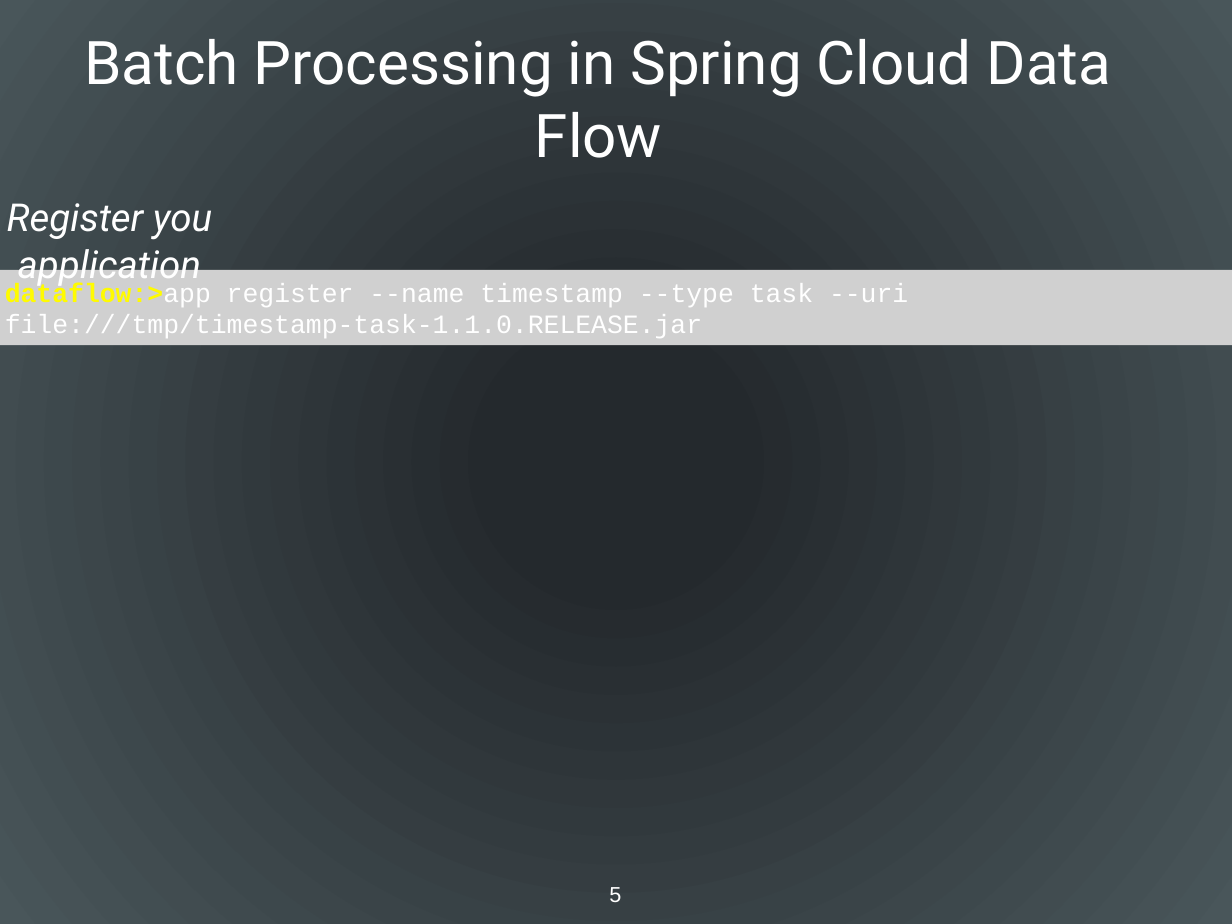
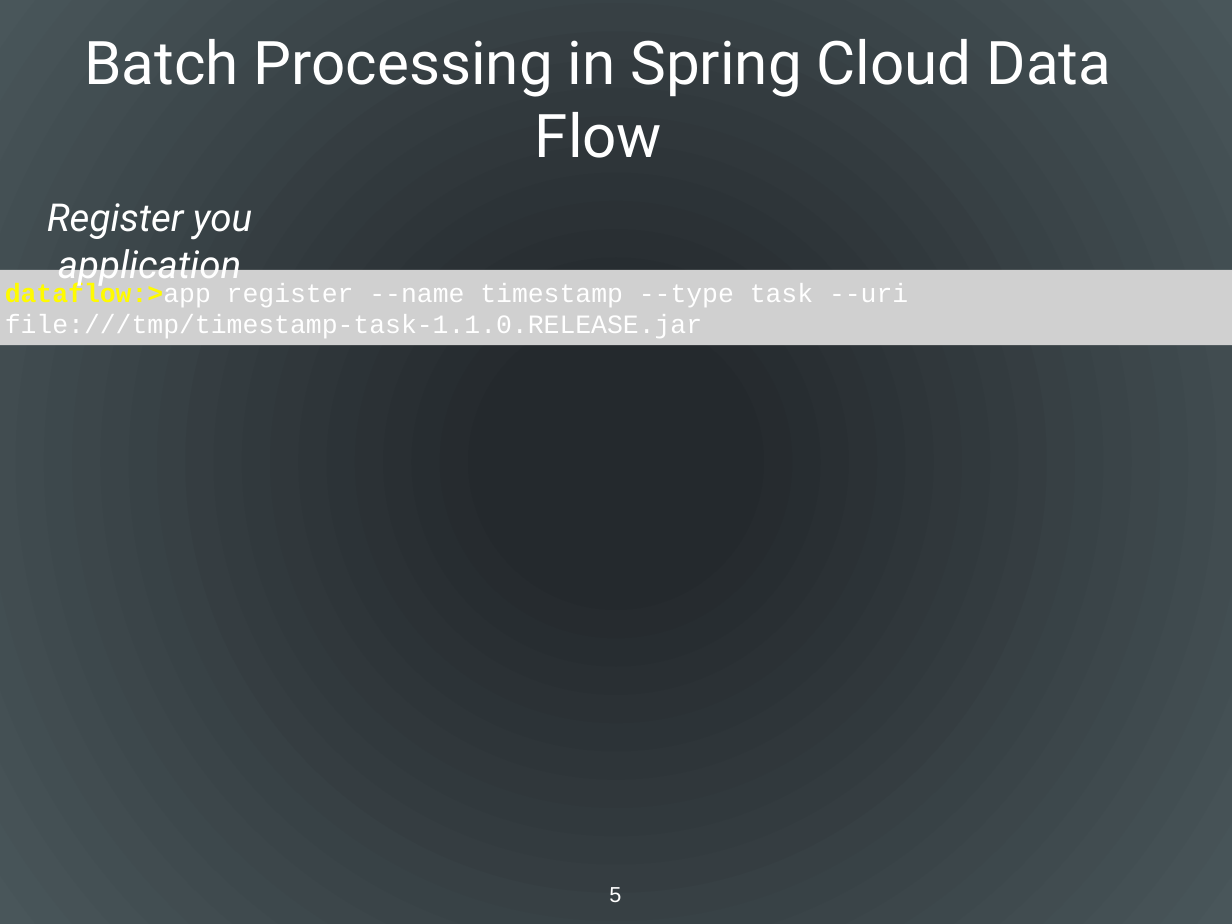
Before and after one commit to wxlund/DNDataflow, a slide deck: slide 5 of presentations/06_Tasks_In_SCDF.pptx. Drawn at 1232x924 pixels with LibreOffice and Linux fonts; fonts in the diff are those of the drawing; grey boxes stand for pictures. Boxes give left, top, right and bottom in pixels: in the first picture for what was removed or moved away, otherwise in the second. Text is boxed around its words. In the diff, an @@ line names an element or a change of style, - is before the commit and + after.

```diff
--- a/presentations/06_Tasks_In_SCDF.pptx
+++ b/presentations/06_Tasks_In_SCDF.pptx
@@ text "Register you application": place and size @@
-text "Register you application" at bbox=[7, 203, 212, 288]
+text "Register you application" at bbox=[47, 203, 252, 288]
```
Also in this commit, not shown: 6 other slides changed, 1 other file.
